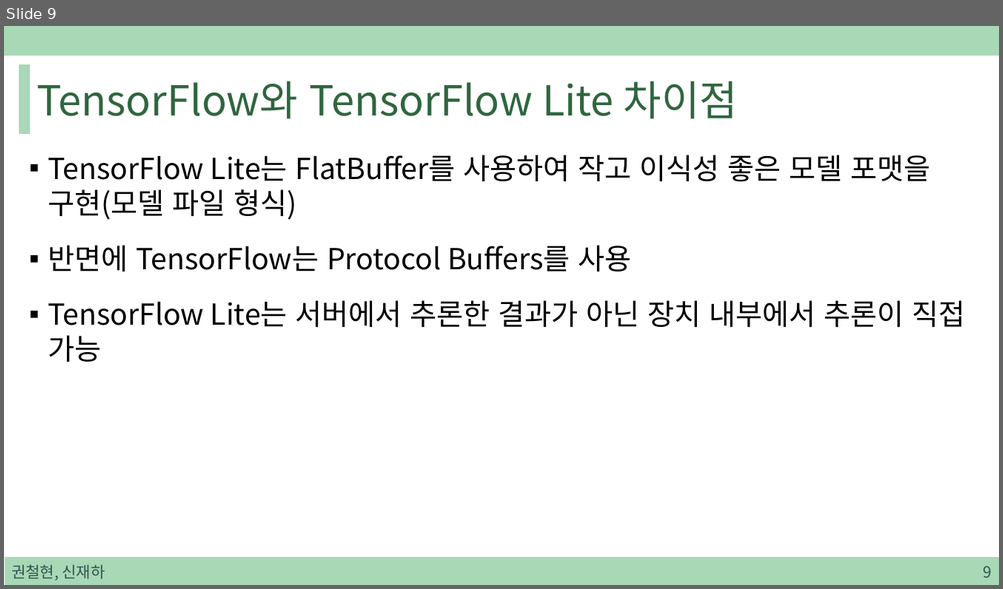
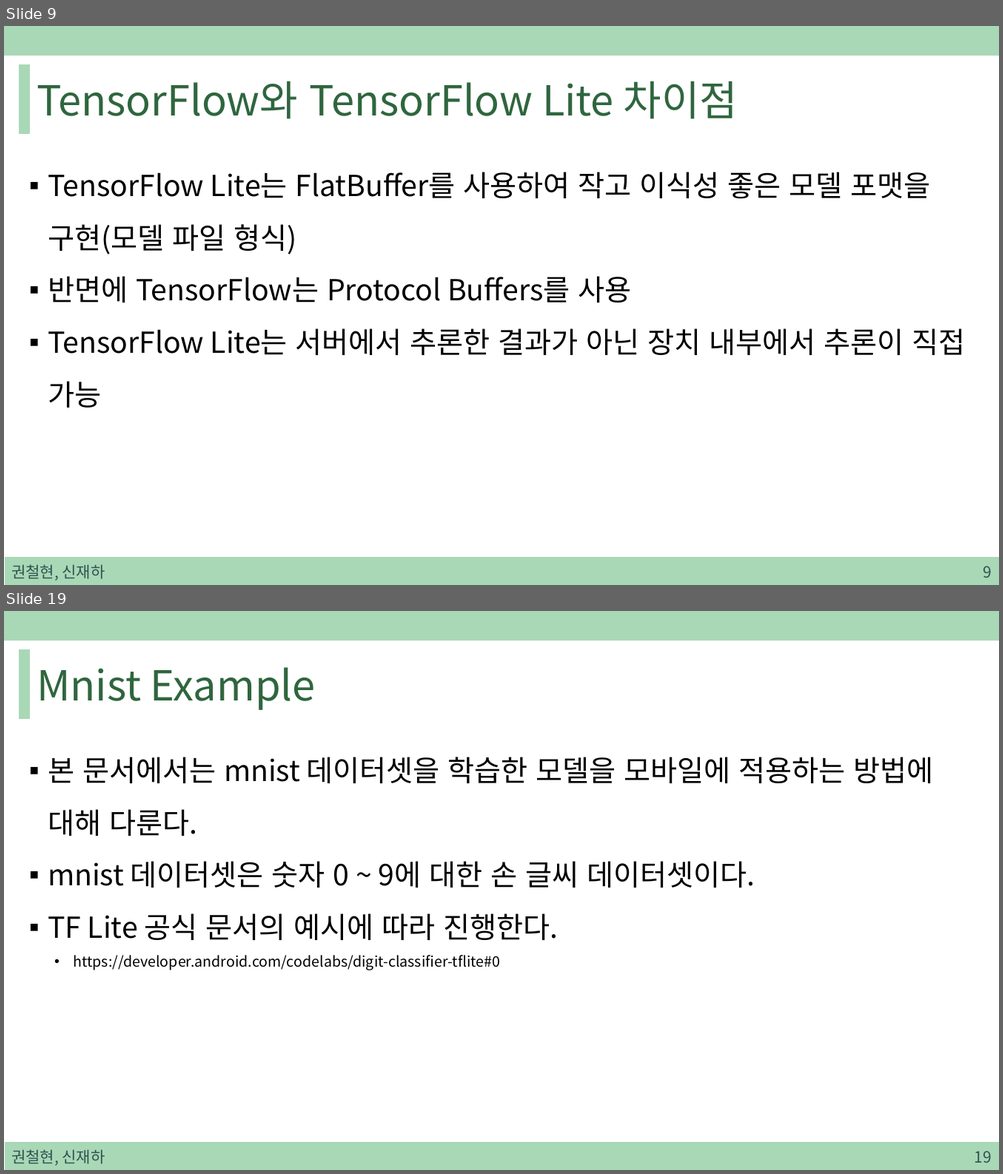
Before and after one commit to sjh4287/capston, a slide deck: 2022.01.07/TensorFlow Lite.pptx. Shown one above the other, each under a label of ours: slide 9 before the commit, slides 9 and 19 after it; the slides between them are not shown. The pictures are 1003x589 and 1003x1174 pixels, drawn with LibreOffice and Linux fonts; fonts in the diff are those of the drawing. Boxes give left, top, right and bottom in pixels: in the first picture for what was removed or moved away, otherwise in the second. Text is boxed around its words. In the diff, an @@ line names an element or a change of style, - is before the commit and + after.

```diff
--- a/2022.01.07/TensorFlow Lite.pptx
+++ b/2022.01.07/TensorFlow Lite.pptx
@@ slide 19 added at [4, 611, 999, 1170], background #FFFFFF; not listed: 3 template elements that a slide beside it also shows @@
@@ title added at [37, 667, 316, 710], 40 pt, text #2F663E @@
+Mnist Example
@@ text added at [48, 757, 933, 971], 28 pt, text #000000 @@
+▪ 본 문서에서는 mnist 데이터셋을 학습한 모델을 모바일에 적용하는 방법에 대해 다룬다.
+▪ mnist 데이터셋은 숫자 0 ~ 9에 대한 손 글씨 데이터셋이다.
+▪ TF Lite 공식 문서의 예시에 따라 진행한다.
+  • https://developer.android.com/codelabs/digit-classifier-tflite#0
@@ text added at [11, 1150, 105, 1166], 15 pt, text #305250 @@
+권철현, 신재하
@@ page number added at [974, 1151, 991, 1163], 15 pt, text #305250 @@
+19
@@ slide 9 changed as well @@
@@ text "TensorFlow Lite는 FlatBuffer를 사용하여 작고 ..." at [48, 172, 965, 408]: line spacing 1 to 1.5; less space between paragraphs @@
```
Also in this commit, not shown: 9 other slides changed, 26 other slides added, 1 other file.
